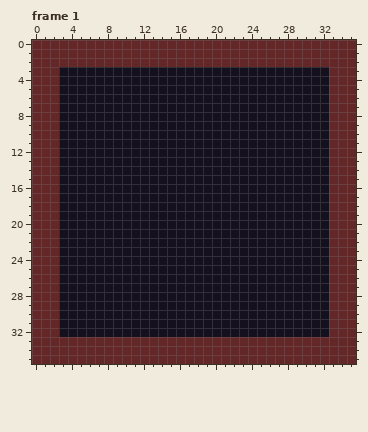
Pixel-art file -- Assets/puyo/counter.aseprite. Above: the version before the commit.
36x36 pixels, 8 frames. Shown: frame 1. The commit also changed other frames, which this record leaves out.
After:
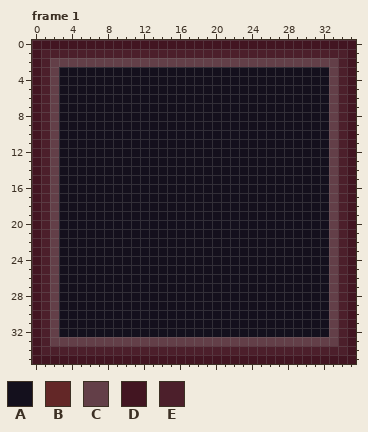
Palette (. is transparent): A #14101d  B #632727  C #633f48  D #421521  E #4c1f2b
Diff:
--- frame 1, layer "Layer 1"
@@ x 0..35 @@
- 0 BBBBBBBBBBBBBBBBBBBBBBBBBBBBBBBBBBBB
- 1 BBBBBBBBBBBBBBBBBBBBBBBBBBBBBBBBBBBB
- 2 BBBBBBBBBBBBBBBBBBBBBBBBBBBBBBBBBBBB
- 3 BBBAAAAAAAAAAAAAAAAAAAAAAAAAAAAAABBB
- 4 BBBAAAAAAAAAAAAAAAAAAAAAAAAAAAAAABBB
- 5 BBBAAAAAAAAAAAAAAAAAAAAAAAAAAAAAABBB
- 6 BBBAAAAAAAAAAAAAAAAAAAAAAAAAAAAAABBB
- 7 BBBAAAAAAAAAAAAAAAAAAAAAAAAAAAAAABBB
- 8 BBBAAAAAAAAAAAAAAAAAAAAAAAAAAAAAABBB
- 9 BBBAAAAAAAAAAAAAAAAAAAAAAAAAAAAAABBB
-10 BBBAAAAAAAAAAAAAAAAAAAAAAAAAAAAAABBB
-11 BBBAAAAAAAAAAAAAAAAAAAAAAAAAAAAAABBB
-12 BBBAAAAAAAAAAAAAAAAAAAAAAAAAAAAAABBB
-13 BBBAAAAAAAAAAAAAAAAAAAAAAAAAAAAAABBB
-14 BBBAAAAAAAAAAAAAAAAAAAAAAAAAAAAAABBB
-15 BBBAAAAAAAAAAAAAAAAAAAAAAAAAAAAAABBB
-16 BBBAAAAAAAAAAAAAAAAAAAAAAAAAAAAAABBB
-17 BBBAAAAAAAAAAAAAAAAAAAAAAAAAAAAAABBB
-18 BBBAAAAAAAAAAAAAAAAAAAAAAAAAAAAAABBB
-19 BBBAAAAAAAAAAAAAAAAAAAAAAAAAAAAAABBB
-20 BBBAAAAAAAAAAAAAAAAAAAAAAAAAAAAAABBB
-21 BBBAAAAAAAAAAAAAAAAAAAAAAAAAAAAAABBB
-22 BBBAAAAAAAAAAAAAAAAAAAAAAAAAAAAAABBB
-23 BBBAAAAAAAAAAAAAAAAAAAAAAAAAAAAAABBB
-24 BBBAAAAAAAAAAAAAAAAAAAAAAAAAAAAAABBB
-25 BBBAAAAAAAAAAAAAAAAAAAAAAAAAAAAAABBB
-26 BBBAAAAAAAAAAAAAAAAAAAAAAAAAAAAAABBB
-27 BBBAAAAAAAAAAAAAAAAAAAAAAAAAAAAAABBB
-28 BBBAAAAAAAAAAAAAAAAAAAAAAAAAAAAAABBB
-29 BBBAAAAAAAAAAAAAAAAAAAAAAAAAAAAAABBB
-30 BBBAAAAAAAAAAAAAAAAAAAAAAAAAAAAAABBB
-31 BBBAAAAAAAAAAAAAAAAAAAAAAAAAAAAAABBB
-32 BBBAAAAAAAAAAAAAAAAAAAAAAAAAAAAAABBB
-33 BBBBBBBBBBBBBBBBBBBBBBBBBBBBBBBBBBBB
-34 BBBBBBBBBBBBBBBBBBBBBBBBBBBBBBBBBBBB
-35 BBBBBBBBBBBBBBBBBBBBBBBBBBBBBBBBBBBB
+ 0 DDDDDDDDDDDDDDDDDDDDDDDDDDDDDDDDDDDD
+ 1 DEEEEEEEEEEEEEEEEEEEEEEEEEEEEEEEEEED
+ 2 DECCCCCCCCCCCCCCCCCCCCCCCCCCCCCCCCED
+ 3 DECAAAAAAAAAAAAAAAAAAAAAAAAAAAAAACED
+ 4 DECAAAAAAAAAAAAAAAAAAAAAAAAAAAAAACED
+ 5 DECAAAAAAAAAAAAAAAAAAAAAAAAAAAAAACED
+ 6 DECAAAAAAAAAAAAAAAAAAAAAAAAAAAAAACED
+ 7 DECAAAAAAAAAAAAAAAAAAAAAAAAAAAAAACED
+ 8 DECAAAAAAAAAAAAAAAAAAAAAAAAAAAAAACED
+ 9 DECAAAAAAAAAAAAAAAAAAAAAAAAAAAAAACED
+10 DECAAAAAAAAAAAAAAAAAAAAAAAAAAAAAACED
+11 DECAAAAAAAAAAAAAAAAAAAAAAAAAAAAAACED
+12 DECAAAAAAAAAAAAAAAAAAAAAAAAAAAAAACED
+13 DECAAAAAAAAAAAAAAAAAAAAAAAAAAAAAACED
+14 DECAAAAAAAAAAAAAAAAAAAAAAAAAAAAAACED
+15 DECAAAAAAAAAAAAAAAAAAAAAAAAAAAAAACED
+16 DECAAAAAAAAAAAAAAAAAAAAAAAAAAAAAACED
+17 DECAAAAAAAAAAAAAAAAAAAAAAAAAAAAAACED
+18 DECAAAAAAAAAAAAAAAAAAAAAAAAAAAAAACED
+19 DECAAAAAAAAAAAAAAAAAAAAAAAAAAAAAACED
+20 DECAAAAAAAAAAAAAAAAAAAAAAAAAAAAAACED
+21 DECAAAAAAAAAAAAAAAAAAAAAAAAAAAAAACED
+22 DECAAAAAAAAAAAAAAAAAAAAAAAAAAAAAACED
+23 DECAAAAAAAAAAAAAAAAAAAAAAAAAAAAAACED
+24 DECAAAAAAAAAAAAAAAAAAAAAAAAAAAAAACED
+25 DECAAAAAAAAAAAAAAAAAAAAAAAAAAAAAACED
+26 DECAAAAAAAAAAAAAAAAAAAAAAAAAAAAAACED
+27 DECAAAAAAAAAAAAAAAAAAAAAAAAAAAAAACED
+28 DECAAAAAAAAAAAAAAAAAAAAAAAAAAAAAACED
+29 DECAAAAAAAAAAAAAAAAAAAAAAAAAAAAAACED
+30 DECAAAAAAAAAAAAAAAAAAAAAAAAAAAAAACED
+31 DECAAAAAAAAAAAAAAAAAAAAAAAAAAAAAACED
+32 DECAAAAAAAAAAAAAAAAAAAAAAAAAAAAAACED
+33 DECCCCCCCCCCCCCCCCCCCCCCCCCCCCCCCCED
+34 DEEEEEEEEEEEEEEEEEEEEEEEEEEEEEEEEEED
+35 DDDDDDDDDDDDDDDDDDDDDDDDDDDDDDDDDDDD
